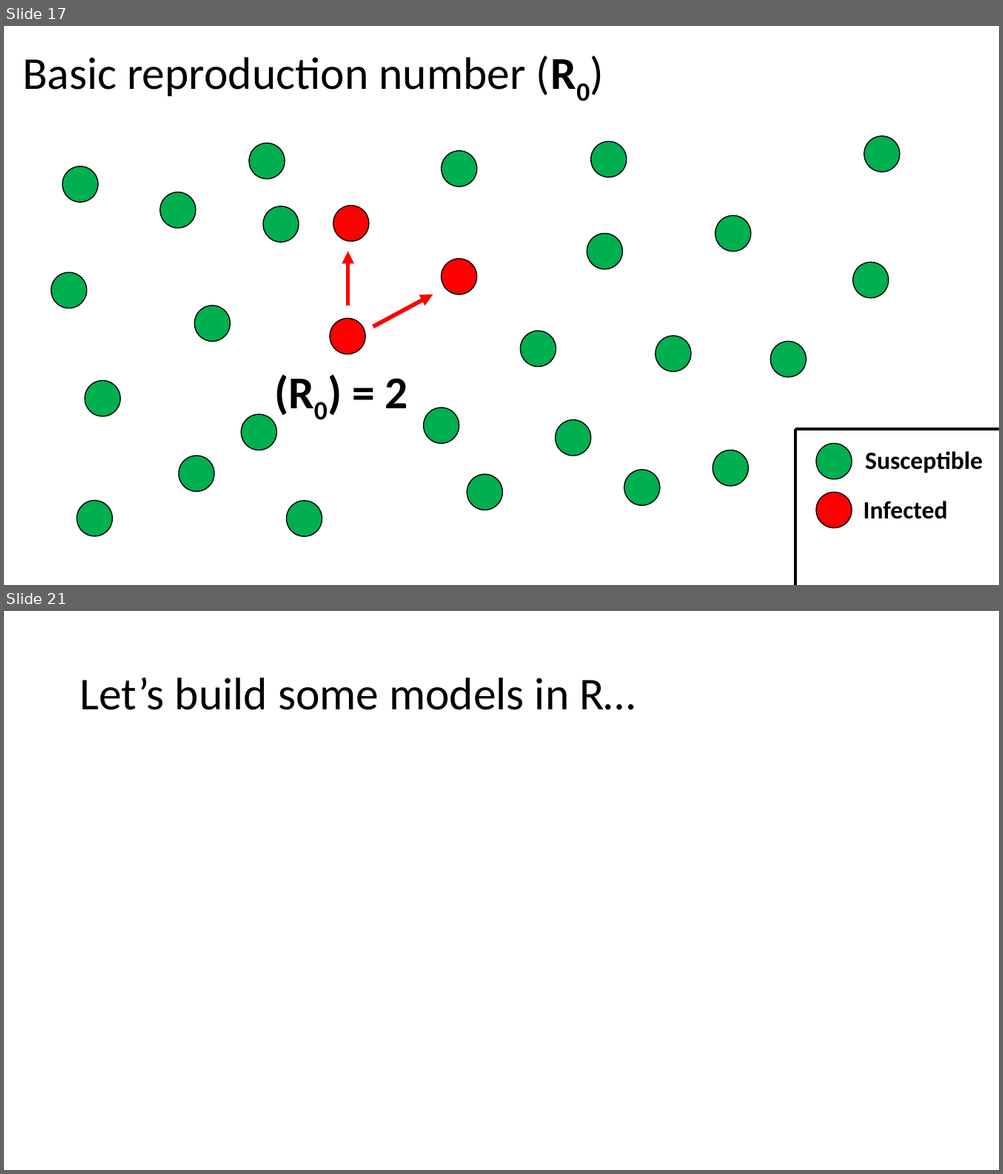
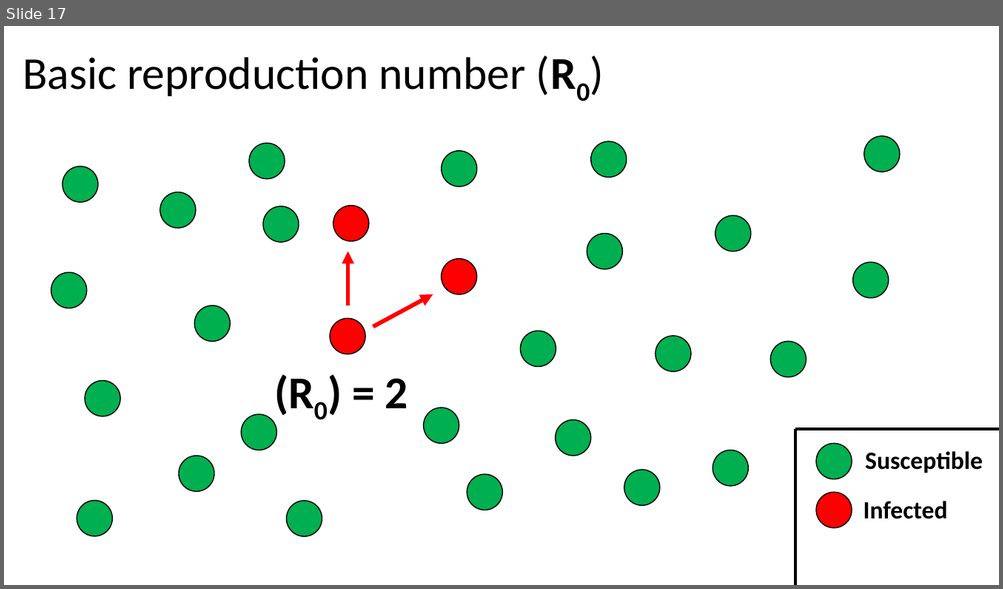
Before and after one commit to grimaudo-at/SIR_lecture, a slide deck: SIR_lecture.pptx. Shown one above the other, each under a label of ours: slides 17 and 21 before the commit, slide 17 after it; the slides between them are not shown. The pictures are 1003x1174 and 1003x589 pixels, drawn with LibreOffice and Linux fonts; fonts in the diff are those of the drawing. Boxes give left, top, right and bottom in pixels: in the first picture for what was removed or moved away, otherwise in the second. Text is boxed around its words. In the diff, an @@ line names an element or a change of style, - is before the commit and + after.

```diff
--- a/SIR_lecture.pptx
+++ b/SIR_lecture.pptx
@@ slide 21 removed at (4,611,999,1170), background #FFFFFF @@
@@ title removed at (79,678,635,710) @@
-Let’s build some models in R…
```
Also in this commit, not shown: 1 slide changed, 7 slides added, 2 other slides removed, 3 other files.
